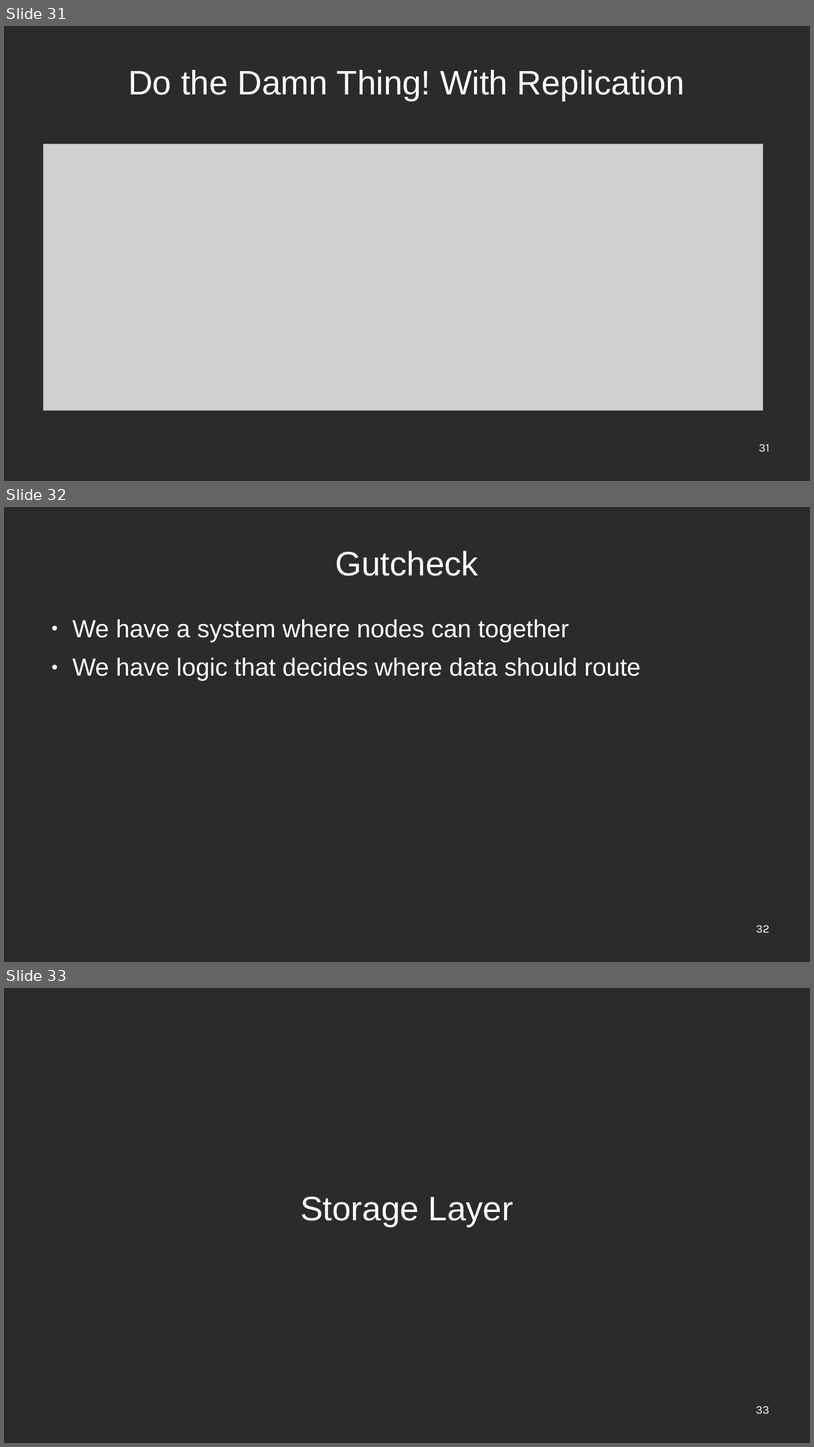
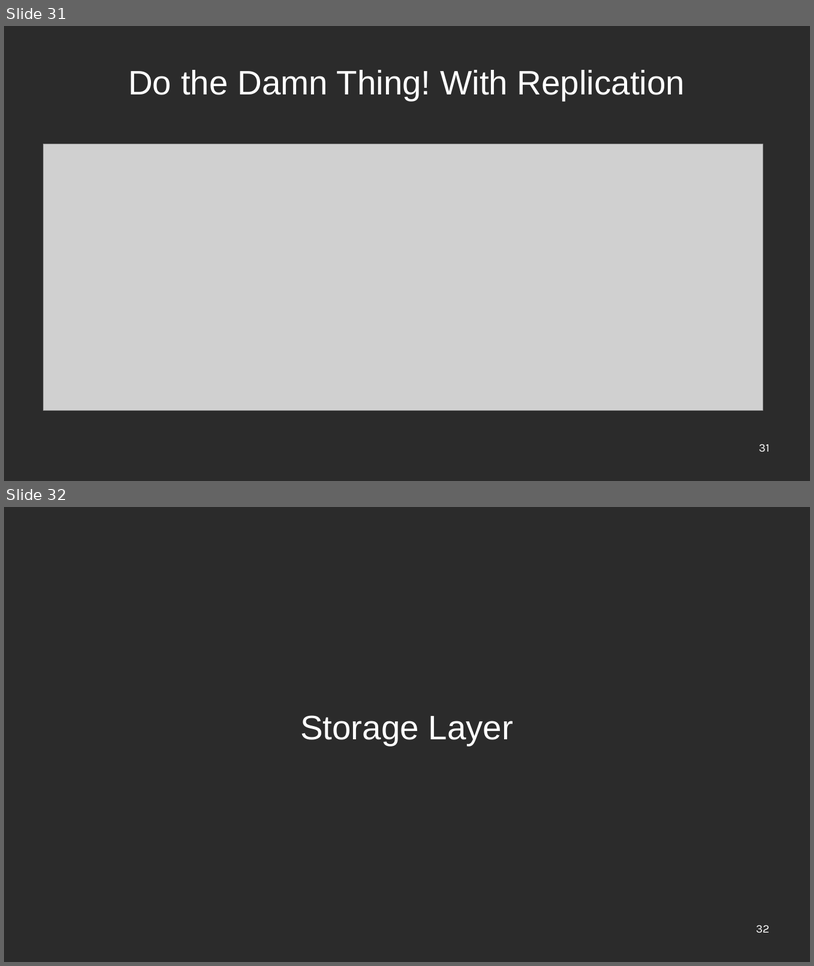
Before and after one commit to edwardcapriolo/nibiru, a slide deck: hexagons.ppt. Shown one above the other, each under a label of ours: slides 31, 32 and 33 before the commit, slides 31 and 32 after it. The pictures are 814x1447 and 814x966 pixels, drawn with LibreOffice and Linux fonts; fonts in the diff are those of the drawing; grey boxes stand for pictures; background and template pictures are left out; a plain dark background stands for a picture behind light text. Boxes give left, top, right and bottom in pixels: in the first picture for what was removed or moved away, otherwise in the second. Text is boxed around its words. In the diff, an @@ line names an element or a change of style, - is before the commit and + after.

```diff
--- a/hexagons.ppt
+++ b/hexagons.ppt
@@ slide 32 removed at (4,507,810,962), background picture (left out) @@
@@ title removed at (336,551,479,576) @@
-Gutcheck
@@ text removed at (72,619,641,680) @@
-● We have a system where nodes can together
-● We have logic that decides where data should route
@@ page number removed at (756,925,770,933) @@
-32
@@ what was slide 33 is now slide 32 @@
@@ page number at (756,925,770,933): text changed @@
-33
+32
```
Also in this commit, not shown: 8 slides changed, 1 slide added, 1 other slide removed.
